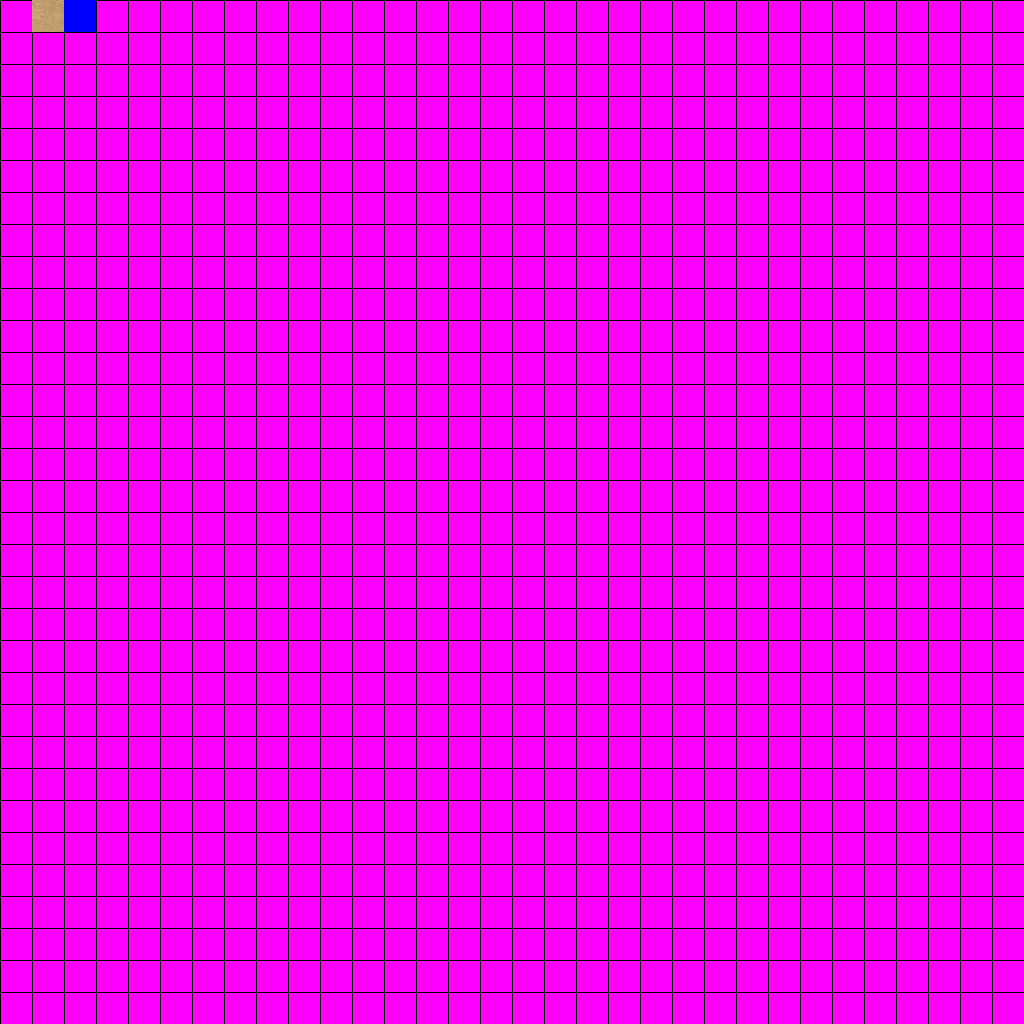
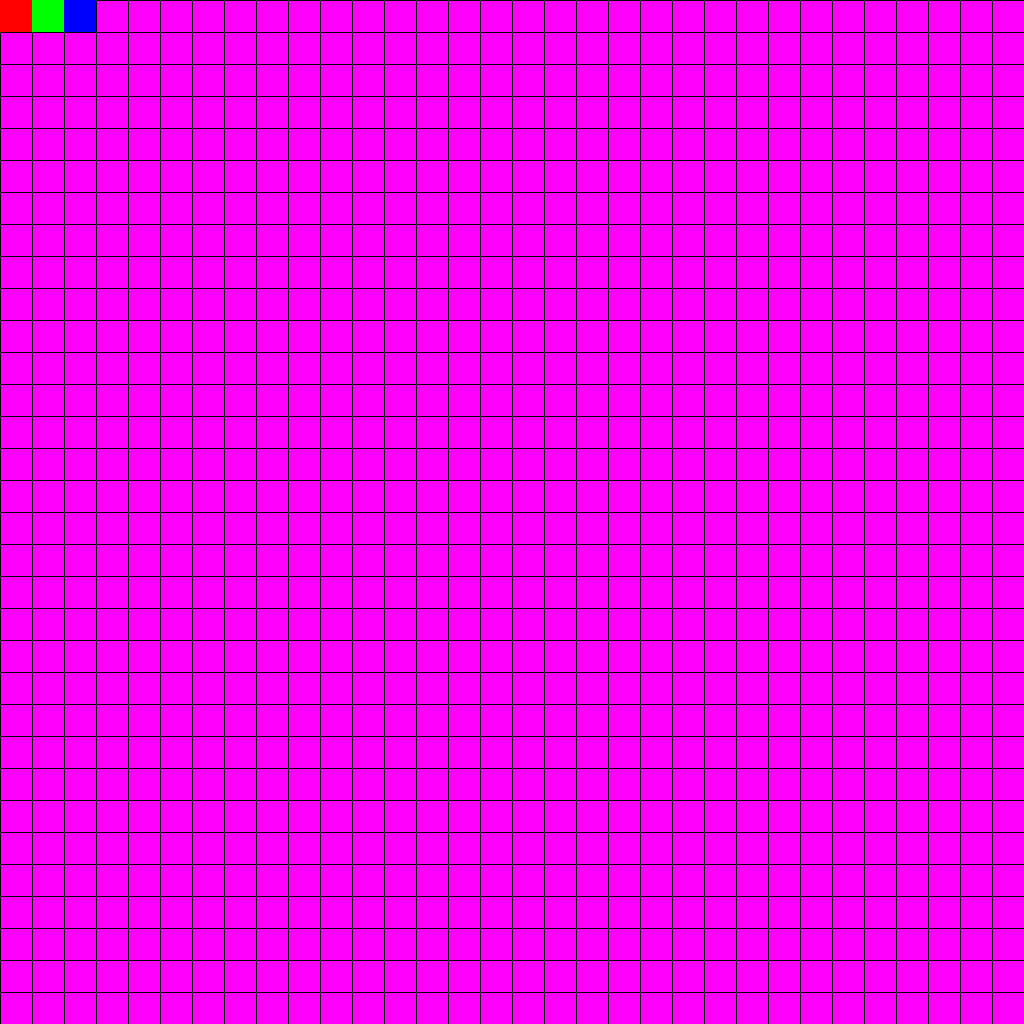
The second w=1024, h=1024 image is a revision of the first. Changes to its layers:
painted on "Layer #2" over [0, 0, 64, 32]
